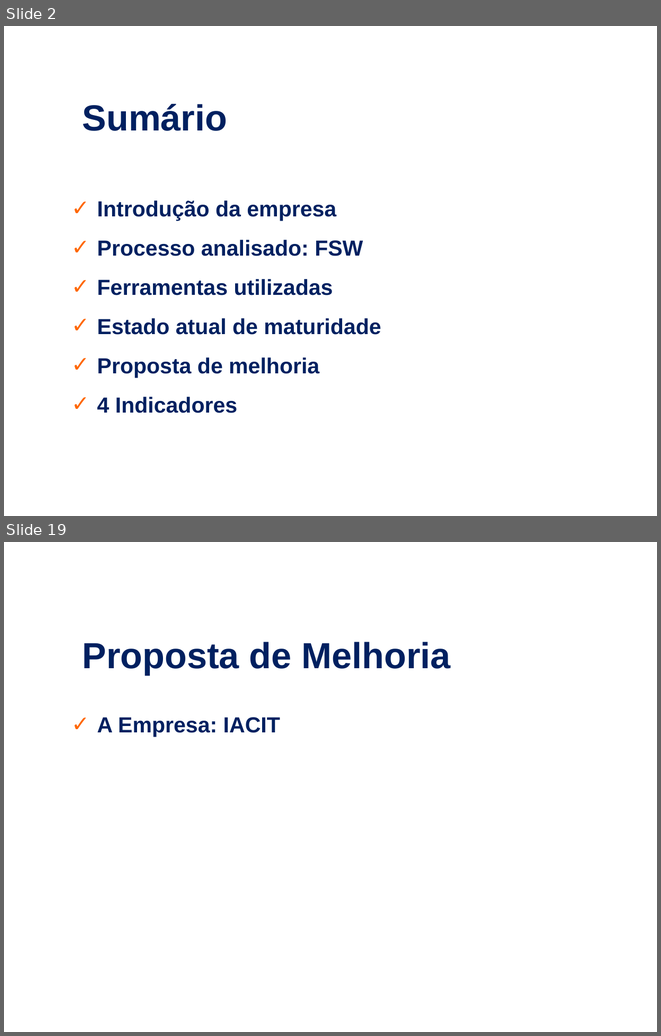
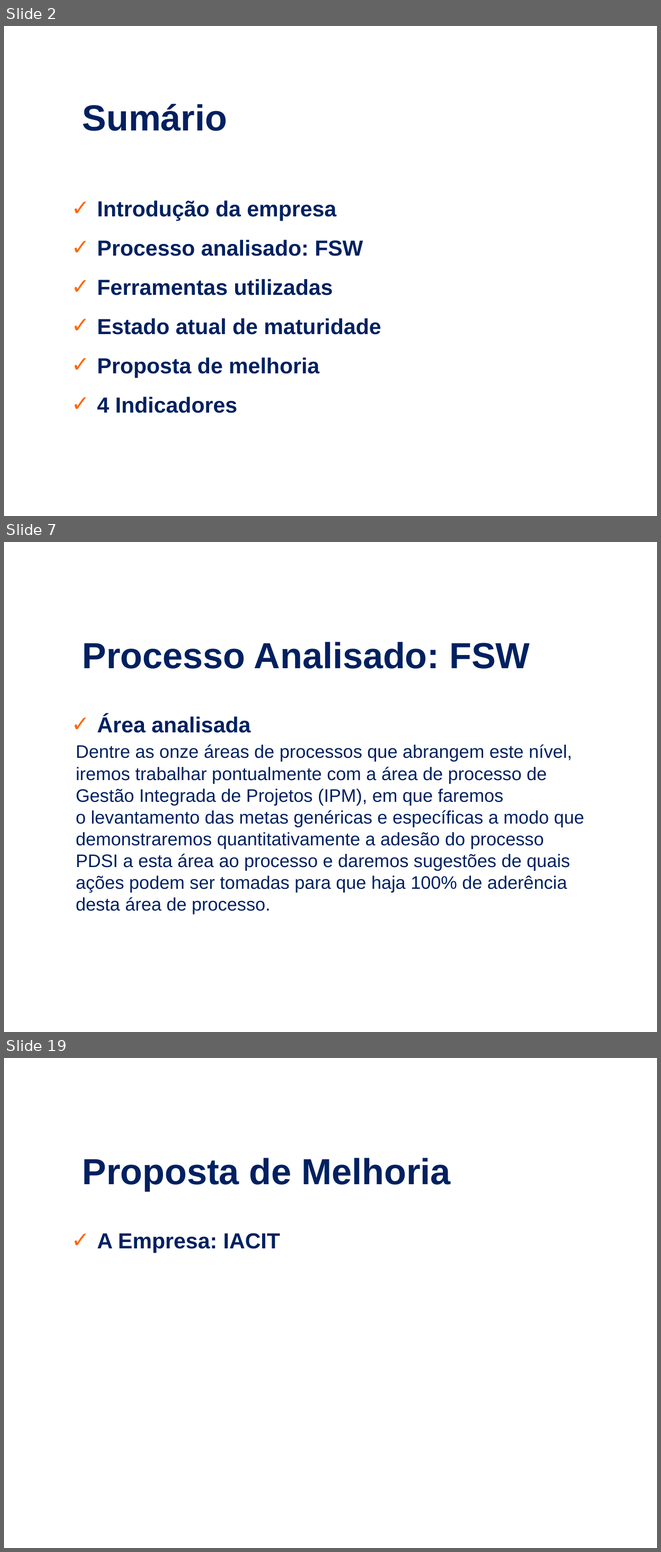
Before and after one commit to eccentricexit/softeng2_2017, a slide deck: ed-projetos-comp/ed-proj-comp.ppt. Shown one above the other, each under a label of ours: slides 2 and 19 before the commit, slides 2, 7 and 19 after it; the slides between them are not shown. The pictures are 661x1036 and 661x1552 pixels, drawn with LibreOffice and Linux fonts; fonts in the diff are those of the drawing; background and template pictures are left out. Boxes give left, top, right and bottom in pixels: in the first picture for what was removed or moved away, otherwise in the second. Text is boxed around its words. In the diff, an @@ line names an element or a change of style, - is before the commit and + after.

```diff
--- a/ed-projetos-comp/ed-proj-comp.ppt
+++ b/ed-projetos-comp/ed-proj-comp.ppt
@@ slide 7 added at [4, 542, 657, 1032], background picture (left out) @@
@@ text added at [82, 642, 530, 669], 40 pt, text #002060, bold @@
+Processo Analisado: FSW
@@ text added at [97, 715, 250, 733], 24 pt, text #002060, bold @@
+  ✓ Área analisada
@@ text added at [76, 744, 584, 914], 20 pt, text #002060 @@
+Dentre as onze áreas de processos que abrangem este nível, iremos trabalhar pontualmente com a área de processo de Gestão Integrada de Projetos (IPM), em que faremos
+o levantamento das metas genéricas e específicas a modo que demonstraremos quantitativamente a adesão do processo PDSI a esta área ao processo e daremos sugestões de quais ações podem ser tomadas para que haja 100% de aderência desta área de processo.
```
Also in this commit, not shown: 5 slides changed, 10 other slides added, 10 slides removed, 1 other file.
